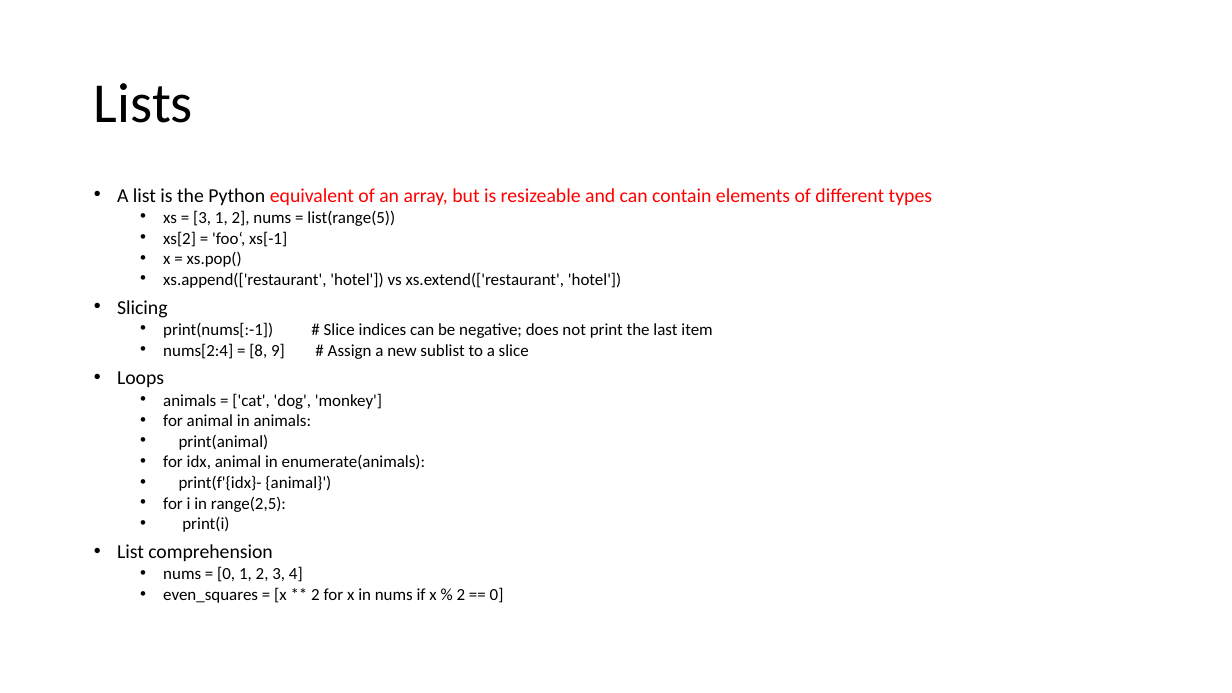
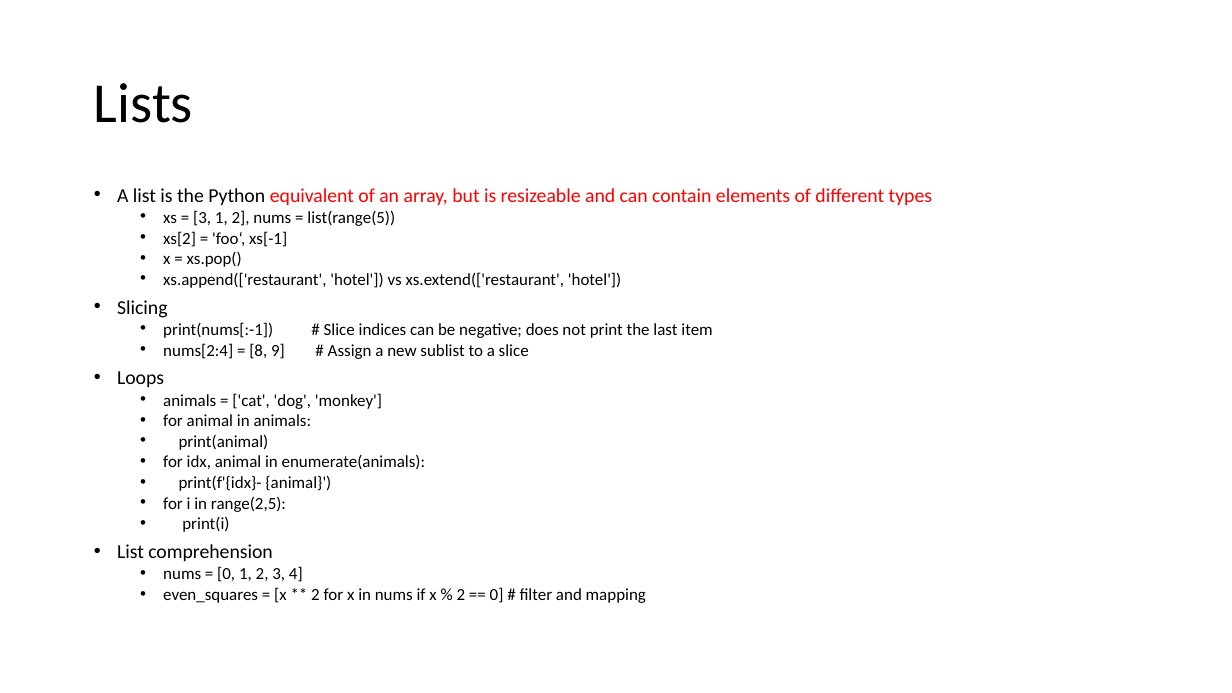
Before and after one commit to FranzGH/IoT_ML, a slide deck: slide 5 of Python.pptx. Drawn at 1232x693 pixels with LibreOffice and Linux fonts; fonts in the diff are those of the drawing. Boxes give left, top, right and bottom in pixels: in the first picture for what was removed or moved away, otherwise in the second. Text is boxed around its words. In the diff, an @@ line names an element or a change of style, - is before the commit and + after.

```diff
--- a/Python.pptx
+++ b/Python.pptx
@@ text at [163,587,646,603]: text changed @@
-  • even_squares = [x ** 2 for x in nums if x % 2 == 0]
+  • even_squares = [x ** 2 for x in nums if x % 2 == 0] # filter and mapping
```
Also in this commit, not shown: 1 other slide changed, 4 other files.
